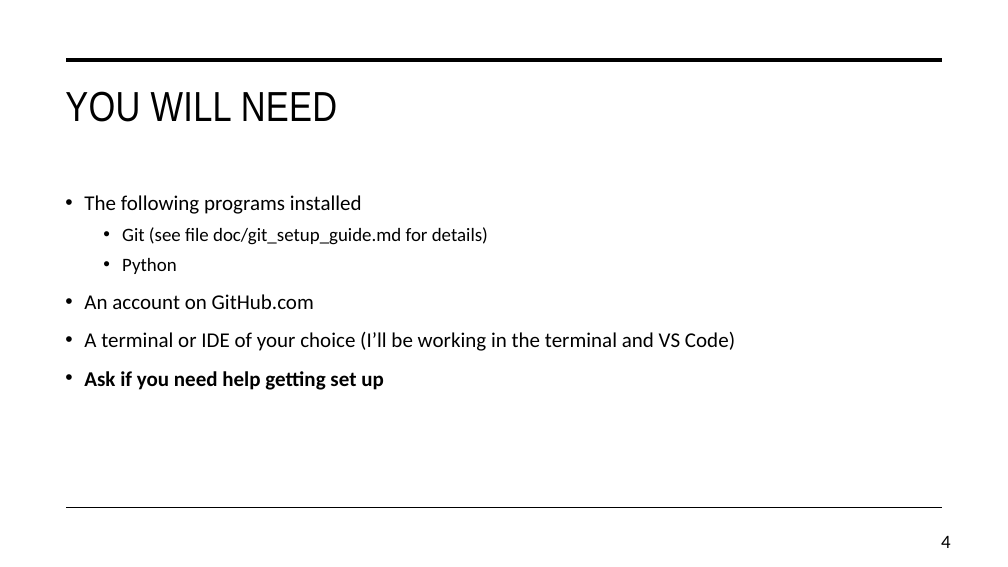
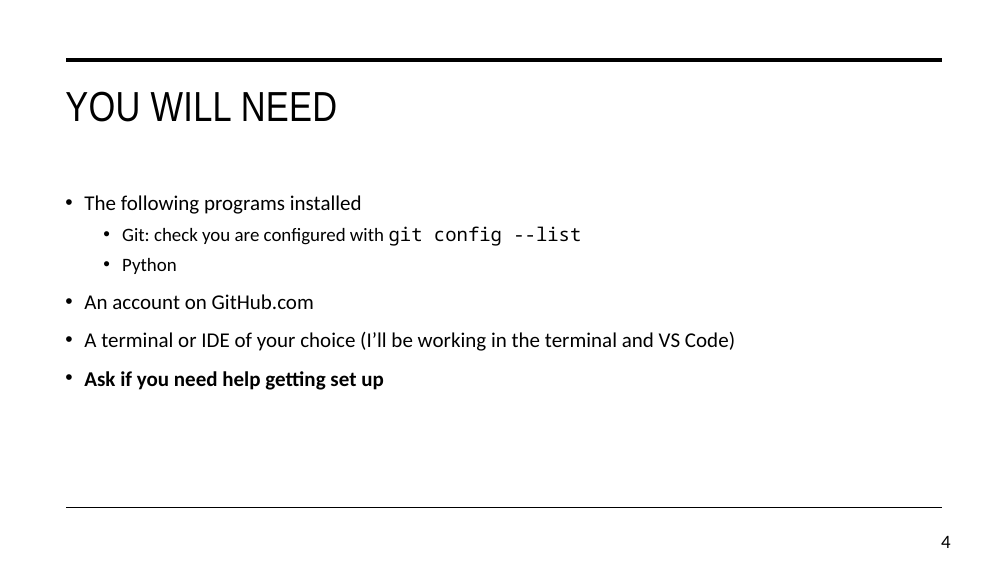
Before and after one commit to daniel-wrench/snap-research-template, a slide deck: slide 4 of doc/workshop_slides.pptx. Drawn at 1008x567 pixels with LibreOffice and Linux fonts; fonts in the diff are those of the drawing. Boxes give left, top, right and bottom in pixels: in the first picture for what was removed or moved away, otherwise in the second. Text is boxed around its words. In the diff, an @@ line names an element or a change of style, - is before the commit and + after.

```diff
--- a/doc/workshop_slides.pptx
+++ b/doc/workshop_slides.pptx
@@ text at (122, 226, 581, 246): text changed @@
-  • Git (see file doc/git_setup_guide.md for details)
+  • Git: check you are configured with git config --list
```
Also in this commit, not shown: 2 other files.
